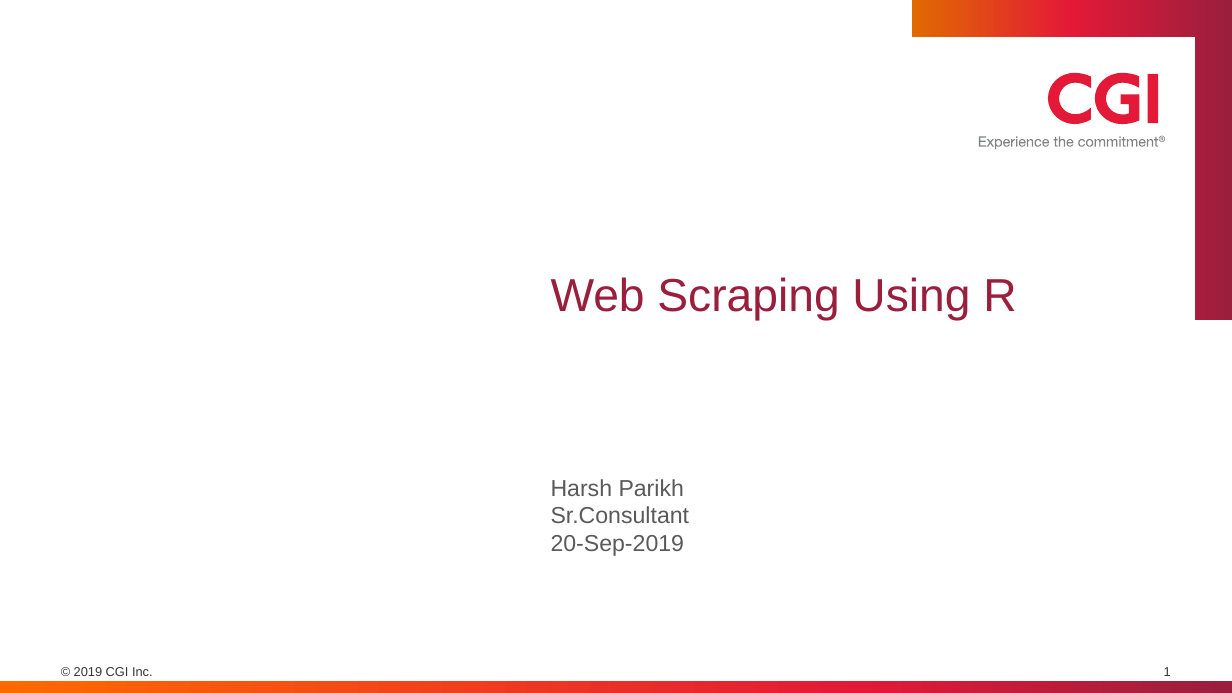
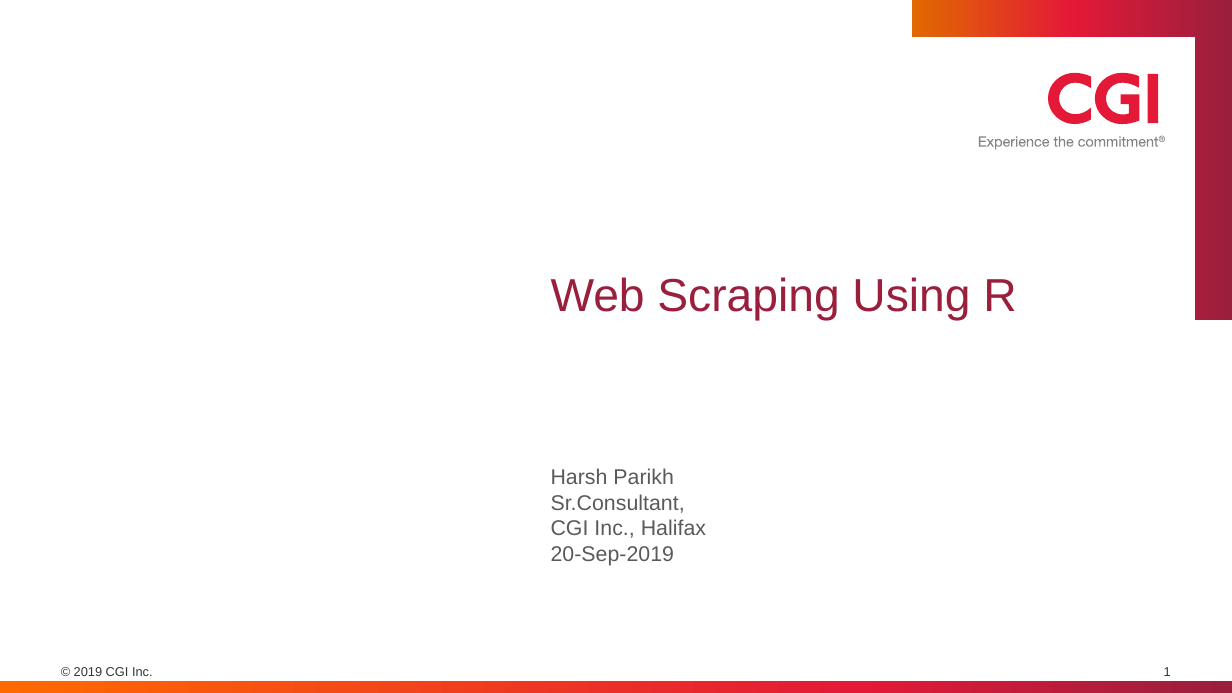
Before and after one commit to demousercgihalifax/R_demo, a slide deck: slide 1 of ppt/Web Scraping using R.pptx. Drawn at 1232x693 pixels with LibreOffice and Linux fonts; fonts in the diff are those of the drawing; background and template pictures are left out. Boxes give left, top, right and bottom in pixels: in the first picture for what was removed or moved away, otherwise in the second. Text is boxed around its words. In the diff, an @@ line names an element or a change of style, - is before the commit and + after.

```diff
--- a/ppt/Web Scraping using R.pptx
+++ b/ppt/Web Scraping using R.pptx
@@ subtitle at <box>551,468,675,566</box>: size 18 to 16.6 pt in "Harsh Parikh", "20-Sep-2019" @@
@@ subtitle at <box>551,494,706,538</box>: text changed; size 18 to 16.6 pt @@
-Sr.Consultant
+Sr.Consultant,
+CGI Inc., Halifax
```
Also in this commit, not shown: 4 other slides changed, 1 slide added.
